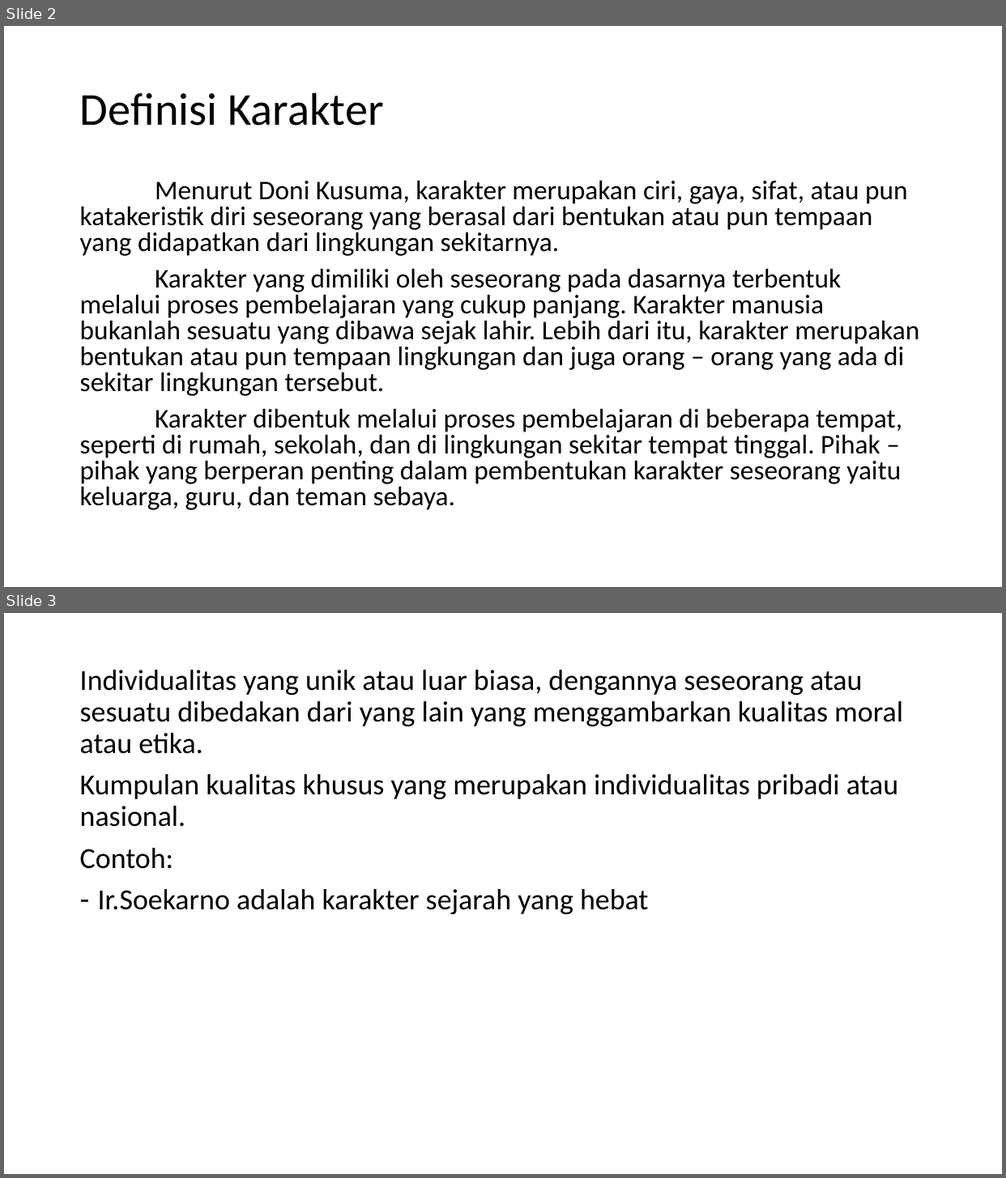
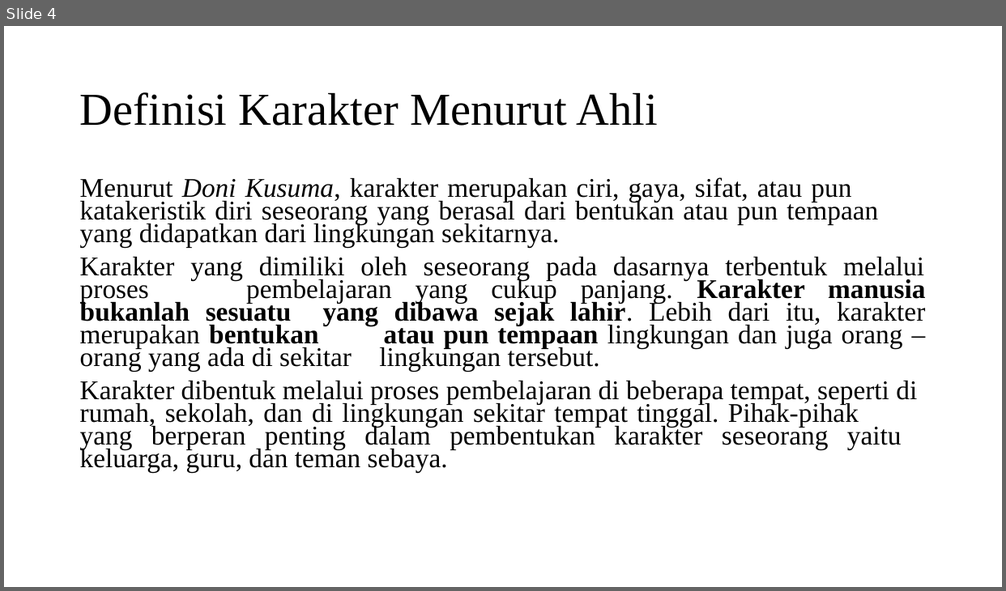
Before and after one commit to faizalakhsan/Tugas-CB-Fisika, a slide deck: Kelompok 5 Character Building.ppt. Shown one above the other, each under a label of ours: slides 2 and 3 before the commit, slide 4 after it. The pictures are 1006x1178 and 1006x591 pixels, drawn with LibreOffice and Linux fonts; fonts in the diff are those of the drawing. Boxes give left, top, right and bottom in pixels: in the first picture for what was removed or moved away, otherwise in the second. Text is boxed around its words. In the diff, an @@ line names an element or a change of style, - is before the commit and + after.

```diff
--- a/Kelompok 5 Character Building.ppt
+++ b/Kelompok 5 Character Building.ppt
@@ slide 3 removed at [4, 613, 1002, 1174], background #FFFFFF @@
@@ text removed at [80, 670, 903, 914] @@
-Individualitas yang unik atau luar biasa, dengannya seseorang atau sesuatu dibedakan dari yang lain yang menggambarkan kualitas moral atau etika.
-Kumpulan kualitas khusus yang merupakan individualitas pribadi atau nasional.
-Contoh:
-– Ir.Soekarno adalah karakter sejarah yang hebat
@@ what was slide 2 is now slide 4 @@
@@ slide 4 changed as well @@
@@ title at [80, 92, 658, 126]: text changed; font Calibri to Times New Roman @@
-Definisi Karakter
+Definisi Karakter Menurut Ahli
@@ text at [80, 177, 925, 372]: font Calibri to Times New Roman in "Menurut Doni Kusuma, karakter merupakan ciri, gaya, ...", "Karakter yang dimiliki oleh seseorang pada dasarnya ..."; italic on in "Doni Kusuma,"; bold on in "Karakter manusia bukanlah sesuatu yang dibawa sejak ..."; alignment left to justified; line spacing 0.8 to 0.7 @@
@@ text at [80, 381, 917, 472]: text changed; font Calibri to Times New Roman @@
-Karakter dibentuk melalui proses pembelajaran di beberapa tempat, seperti di rumah, sekolah, dan di lingkungan sekitar tempat tinggal. Pihak – pihak yang berperan penting dalam pembentukan karakter seseorang yaitu keluarga, guru, dan teman sebaya.
+Karakter dibentuk melalui proses pembelajaran di beberapa tempat, seperti di rumah, sekolah, dan di lingkungan sekitar tempat tinggal. Pihak-pihak yang berperan penting dalam pembentukan karakter seseorang yaitu keluarga, guru, dan teman sebaya.
```
Also in this commit, not shown: 1 other slide changed, 5 slides added, 2 other slides removed.
